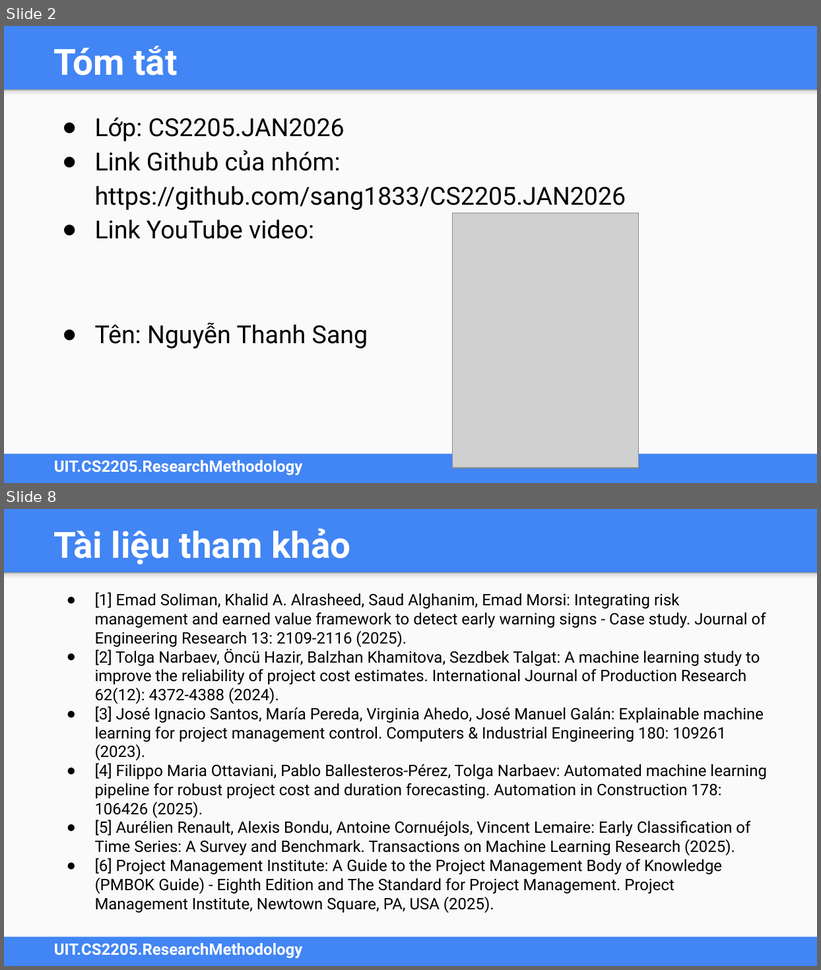
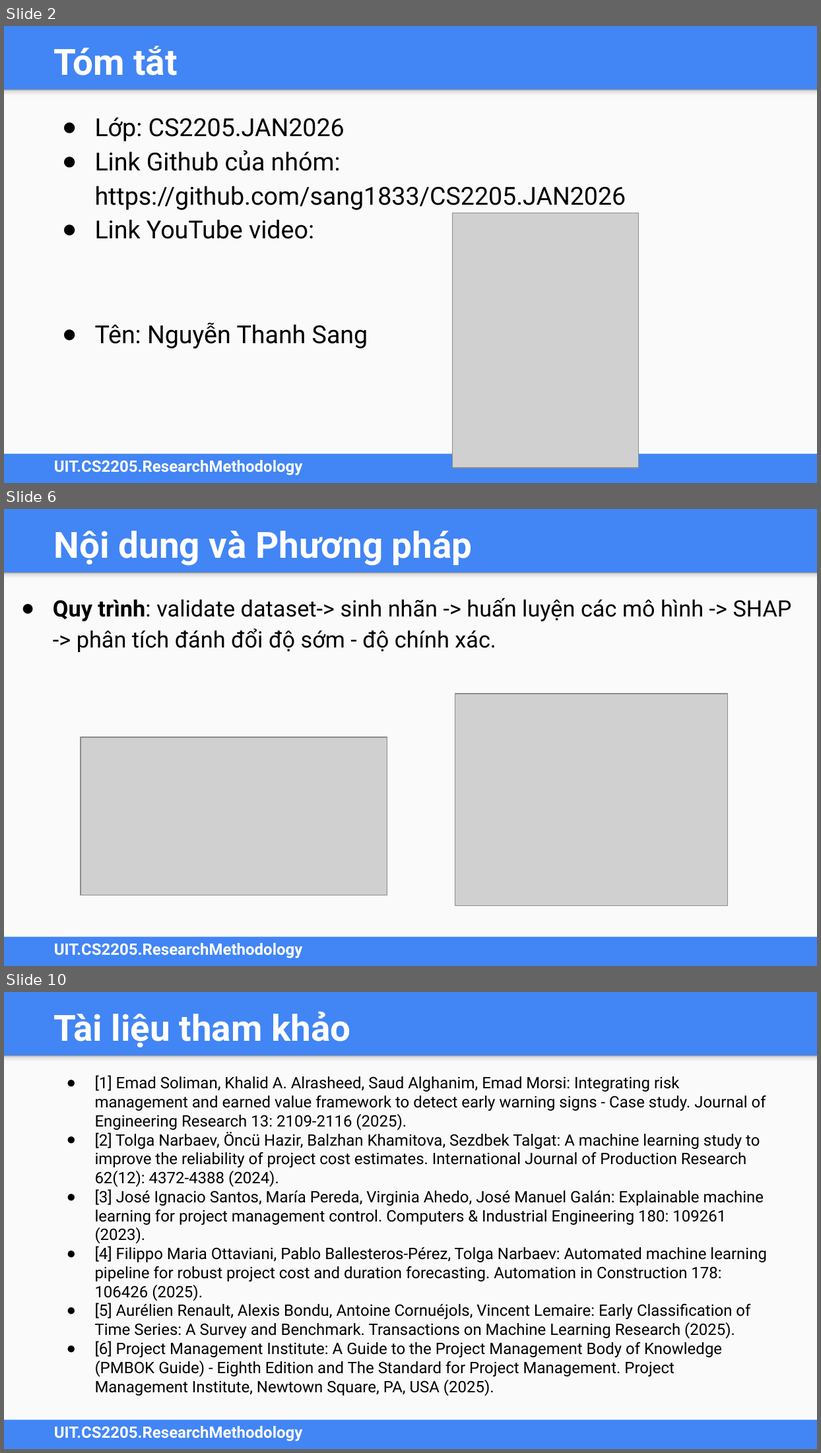
Before and after one commit to sang1833/CS2205.JAN2026, a slide deck: Sang Nguyễn Thanh - CS2205.JAN2026.DeCuong.FinalReport.Slide.pptx. Shown one above the other, each under a label of ours: slides 2 and 8 before the commit, slides 2, 6 and 10 after it; the slides between them are not shown. The pictures are 821x970 and 821x1453 pixels, drawn with LibreOffice and Linux fonts; fonts in the diff are those of the drawing; grey boxes stand for pictures. Boxes give left, top, right and bottom in pixels: in the first picture for what was removed or moved away, otherwise in the second. Text is boxed around its words. In the diff, an @@ line names an element or a change of style, - is before the commit and + after.

```diff
--- a/Sang Nguyễn Thanh - CS2205.JAN2026.DeCuong.FinalReport.Slide.pptx
+++ b/Sang Nguyễn Thanh - CS2205.JAN2026.DeCuong.FinalReport.Slide.pptx
@@ slide 6 added at bbox=[4, 509, 817, 966], background #4285F4; not listed: 3 template elements that a slide beside it also shows @@
@@ title added at bbox=[54, 531, 473, 566], 32 pt, text #FFFFFF, bold @@
+Nội dung và Phương pháp
@@ text added at bbox=[53, 598, 792, 652], 20 pt, text #000000 @@
+● Quy trình: validate dataset-> sinh nhãn -> huấn luyện các mô hình -> SHAP -> phân tích đánh đổi độ sớm - độ chính xác.
@@ picture added at bbox=[455, 694, 727, 906] @@
@@ picture added at bbox=[81, 737, 387, 895] @@
@@ what was slide 8 is now slide 10 @@
```
Also in this commit, not shown: 4 slides changed, 2 other slides added, 1 slide removed, 3 other files.
